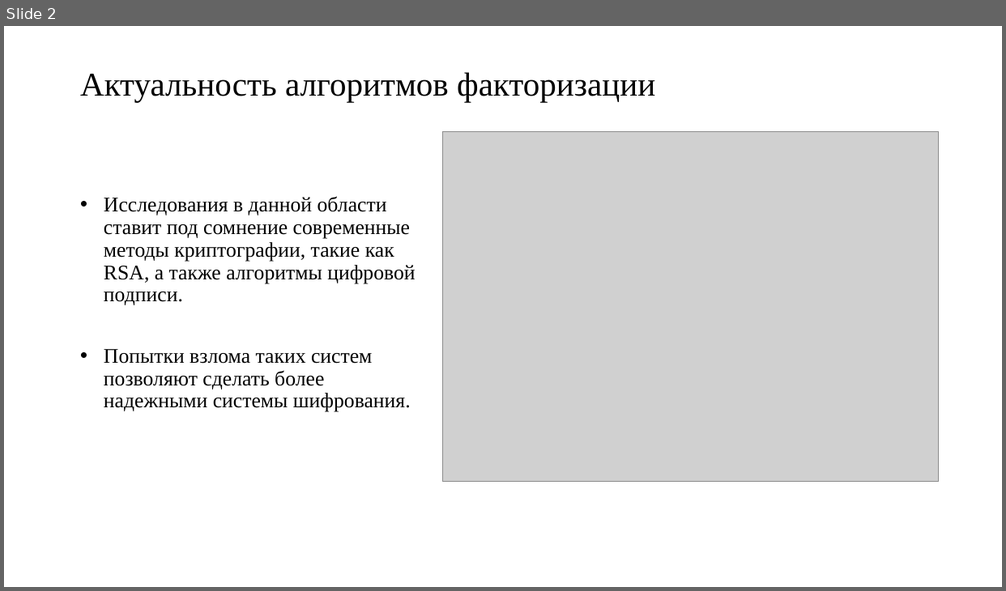
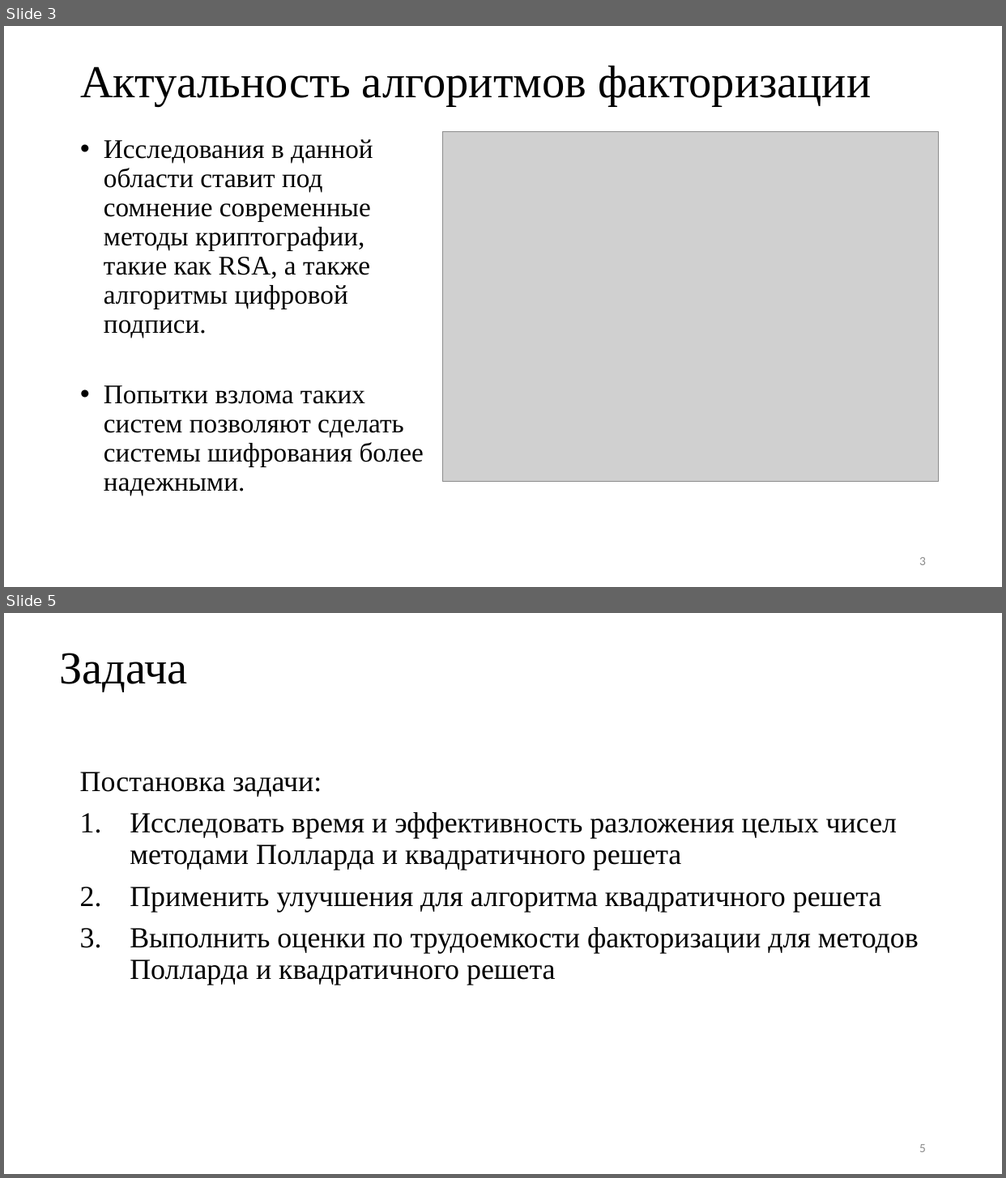
Before and after one commit to pagamov/VKR, a slide deck: Гамов Павел Диплом.pptx. Shown one above the other, each under a label of ours: slide 2 before the commit, slides 3 and 5 after it; the slides between them are not shown. The pictures are 1006x591 and 1006x1178 pixels, drawn with LibreOffice and Linux fonts; fonts in the diff are those of the drawing; grey boxes stand for pictures. Boxes give left, top, right and bottom in pixels: in the first picture for what was removed or moved away, otherwise in the second. Text is boxed around its words. In the diff, an @@ line names an element or a change of style, - is before the commit and + after.

```diff
--- a/Гамов Павел Диплом.pptx
+++ b/Гамов Павел Диплом.pptx
@@ slide 5 added at [4, 613, 1002, 1174], background #FFFFFF @@
@@ text added at [60, 653, 188, 692], 44 pt, text #000000 @@
+Задача
@@ text added at [80, 772, 918, 986], 28 pt, text #000000 @@
+Постановка задачи:
+1. Исследовать время и эффективность разложения целых чисел методами Полларда и квадратичного решета
+2. Применить улучшения для алгоритма квадратичного решета
+3. Выполнить оценки по трудоемкости факторизации для методов Полларда и квадратичного решета
@@ page number added at [919, 1144, 926, 1152], 12 pt, text #8C8C8C @@
+5
@@ what was slide 2 is now slide 3 @@
@@ slide 3 changed as well @@
@@ title "Актуальность алгоритмов факторизации": place and size @@
-title "Актуальность алгоритмов факторизации" at [80, 72, 655, 102]
+title "Актуальность алгоритмов факторизации" at [80, 65, 871, 107]
@@ title "Актуальность алгоритмов факторизации" at [80, 65, 871, 107]: size 32 to 44 pt @@
@@ text at [104, 139, 373, 339]: size 20 to 25.9 pt in "Исследования в данной области ставит под сомнение ..." @@
@@ text at [104, 386, 424, 497]: text changed; size 20 to 25.9 pt @@
-• Попытки взлома таких систем позволяют сделать более надежными системы шифрования.
+• Попытки взлома таких систем позволяют сделать системы шифрования более надежными.
@@ page number added at [919, 557, 926, 565], 12 pt, text #8C8C8C @@
+3
```
Also in this commit, not shown: 10 other slides changed, 9 other slides added, 2 slides removed.
